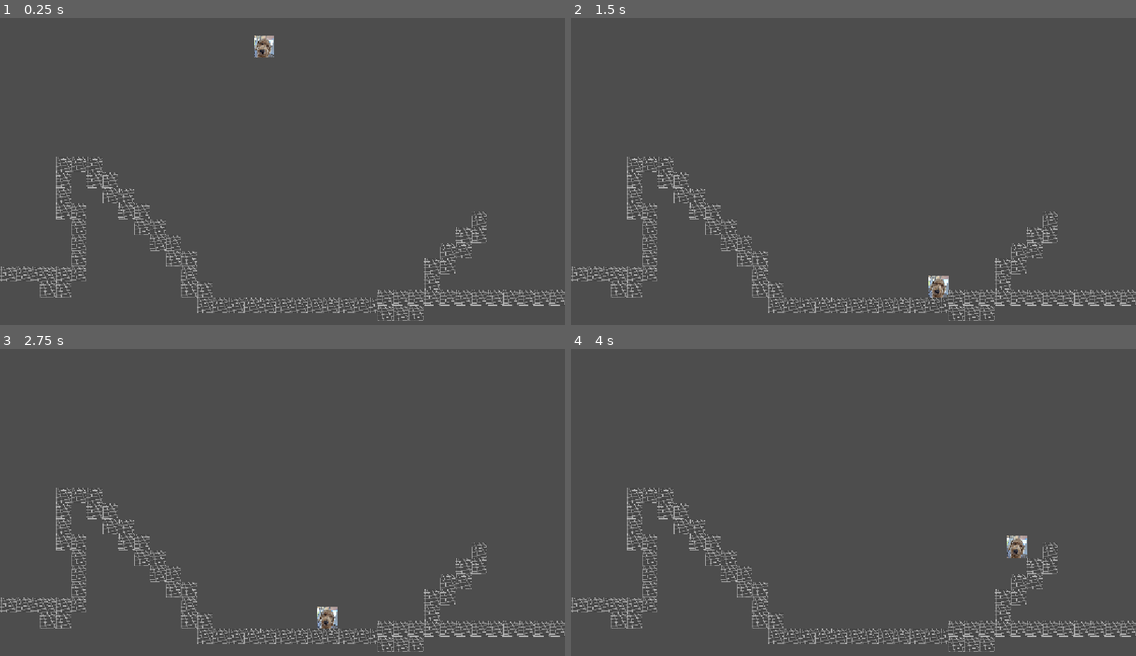
Above: before the commit, frames 1-4 (two rows, left to right).
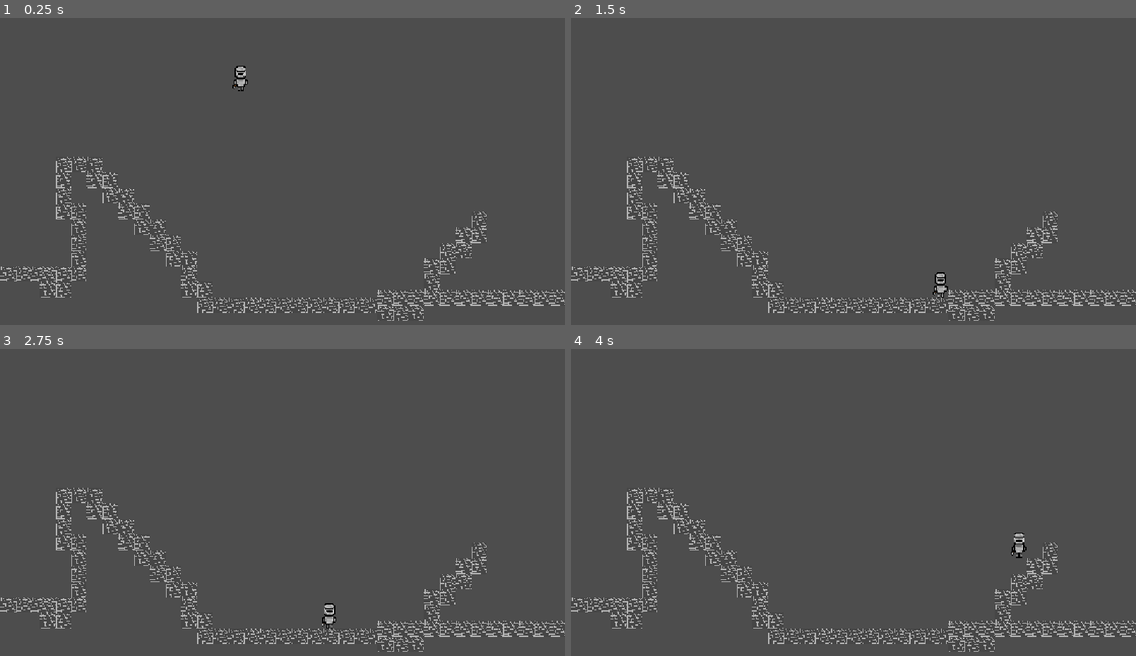
Above: after the commit, the same moments.

Repository: JackLundeen/Bounceformer
Game: Godot game, scene res://Game.tscn
The game is run twice, just before and just after one commit, with the same random seed, the same clock (stepped at 60 frames per second) and the same inputs.
Inputs:
- Up to frame 1 (0.25 s): no input
- Up to frame 2 (1.5 s): hold D (move_right) from 0.53 s (still down); tap W (jump) at 0.77 s
- Up to frame 3 (2.75 s): tap W (jump) at 1.52 s; release D (move_right) at 2.03 s; hold A (move_left) from 2.03 s (still down)
- Up to frame 4 (4 s): release A (move_left) at 2.78 s; hold D (move_right) from 2.78 s (still down); tap W (jump) at 3.02, 3.77 s

The runs differ from the first frame. In frame 1, 2.8% of the frame differs, in the area x 0-100%, y 5-99%; in frame 2, 2.6%; in frame 3, 2.6%; in frame 4, 2.7%.

Commit message:
Changed player to knight_idle and removed the placeholder

Diff:
--- a/bounce-platformer/Game.tscn
+++ b/bounce-platformer/Game.tscn
@@ -1,11 +1,11 @@
 [gd_scene format=4 uid="uid://dfsmfil783s1v"]
 
 [ext_resource type="Script" uid="uid://08tbuywv8knb" path="res://Movement.gd" id="1_u44n3"]
-[ext_resource type="Texture2D" uid="uid://0jwjfb4xpto5" path="res://Images/PlaceHolder Image.jpg" id="1_wbfu4"]
+[ext_resource type="Texture2D" uid="uid://ba885i7gpdvgm" path="res://Images/knight_idle.png" id="2_u44n3"]
 [ext_resource type="Texture2D" uid="uid://beafp17k6kh3j" path="res://Images/PlaceHolderTile.png" id="3_sb48q"]
 
 [sub_resource type="RectangleShape2D" id="RectangleShape2D_yf5fn"]
-size = Vector2(41.25, 44.75)
+size = Vector2(31.25, 51.75)
 
 [sub_resource type="TileSetAtlasSource" id="TileSetAtlasSource_t88pq"]
 texture = ExtResource("3_sb48q")
@@ -29,12 +29,12 @@
 script = ExtResource("1_u44n3")
 
 [node name="Sprite2D" type="Sprite2D" parent="Player" unique_id=173630121]
-position = Vector2(2, 0)
-scale = Vector2(0.058066748, 0.05806676)
-texture = ExtResource("1_wbfu4")
+position = Vector2(-46, 67)
+scale = Vector2(1.5000005, 1.5000008)
+texture = ExtResource("2_u44n3")
 
 [node name="CollisionShape2D" type="CollisionShape2D" parent="Player" unique_id=942624492]
-position = Vector2(1, 0)
+position = Vector2(-45.625, 65.125)
 shape = SubResource("RectangleShape2D_yf5fn")
 
 [node name="TileMapLayer" type="TileMapLayer" parent="." unique_id=1077763146]
--- a/bounce-platformer/project.godot
+++ b/bounce-platformer/project.godot
@@ -47,6 +47,7 @@
 
 [rendering]
 
+textures/canvas_textures/default_texture_filter=0
 rendering_device/driver.windows="d3d12"
 renderer/rendering_method="gl_compatibility"
 renderer/rendering_method.mobile="gl_compatibility"
Binary file removed: bounce-platformer/Images/PlaceHolder Image.jpg
Not shown, removed: bounce-platformer/Images/PlaceHolder Image.jpg.import
